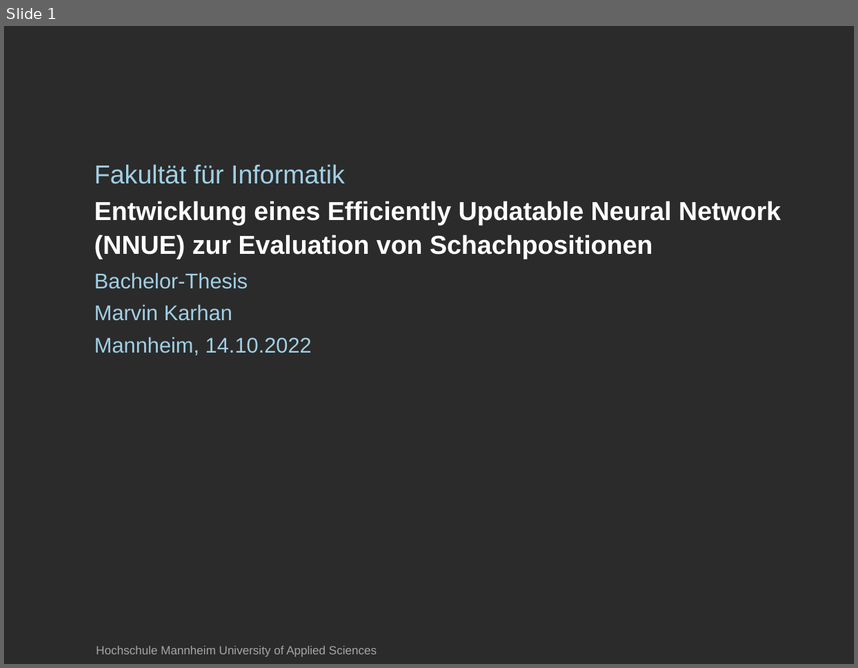
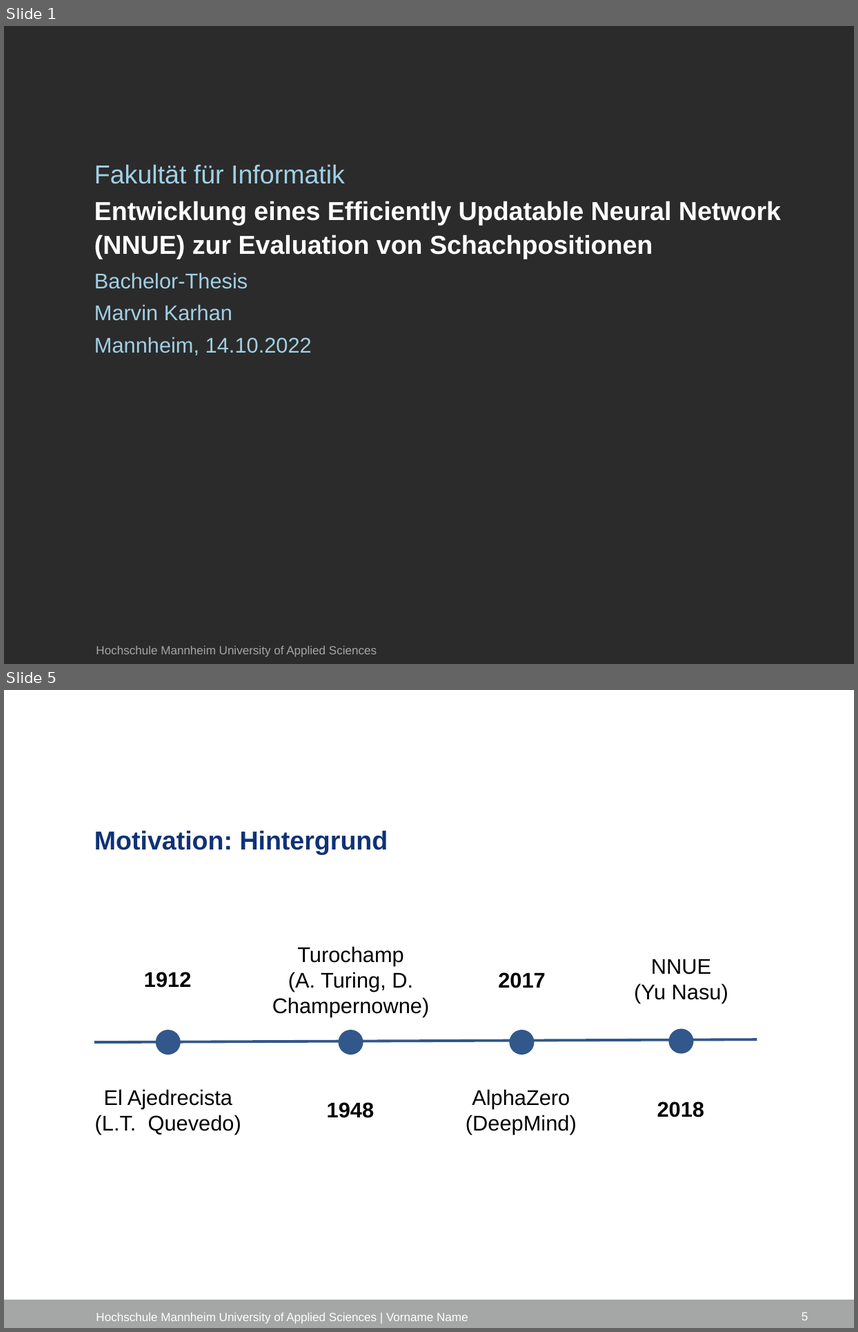
Before and after one commit to marvinkarhan/Bachelorarbeit, a slide deck: latex/Kolloquium/Kolloquium_Marvin_Karhan.pptx. Shown one above the other, each under a label of ours: slide 1 before the commit, slides 1 and 5 after it; the slides between them are not shown. The pictures are 858x668 and 858x1332 pixels, drawn with LibreOffice and Linux fonts; fonts in the diff are those of the drawing; background and template pictures are left out; a plain dark background stands for a picture behind light text. Boxes give left, top, right and bottom in pixels: in the first picture for what was removed or moved away, otherwise in the second. Text is boxed around its words. In the diff, an @@ line names an element or a change of style, - is before the commit and + after.

```diff
--- a/latex/Kolloquium/Kolloquium_Marvin_Karhan.pptx
+++ b/latex/Kolloquium/Kolloquium_Marvin_Karhan.pptx
@@ slide 5 added at box(4, 690, 854, 1328), background #FFFFFF @@
@@ title added at box(94, 830, 388, 854), 22 pt, text #0F3277, bold @@
+Motivation: Hintergrund
@@ text added at box(272, 946, 430, 1017), 18 pt, text #000000 @@
+Turochamp
+(A. Turing, D. Champernowne)
@@ text added at box(634, 958, 728, 1003), 18 pt, text #000000 @@
+NNUE
+(Yu Nasu)
@@ text added at box(144, 972, 191, 987), 18 pt, text #000000, bold @@
+1912
@@ text added at box(498, 972, 545, 988), 18 pt, text #000000, bold @@
+2017
@@ line added from (94, 1042) to (757, 1039), #32578A 2.25 pt @@
@@ ellipse added at box(155, 1029, 180, 1054), fill #32578A @@
@@ ellipse added at box(338, 1029, 363, 1054), fill #32578A @@
@@ ellipse added at box(510, 1029, 535, 1054), fill #32578A @@
@@ ellipse added at box(668, 1028, 693, 1053), fill #32578A @@
@@ text added at box(95, 1089, 241, 1134), 18 pt, text #000000 @@
+El Ajedrecista
+(L.T. Quevedo)
@@ text added at box(327, 1102, 374, 1118), 18 pt, text #000000, bold @@
+1948
@@ text added at box(466, 1089, 577, 1134), 18 pt, text #000000 @@
+AlphaZero
+(DeepMind)
@@ text added at box(657, 1101, 704, 1117), 18 pt, text #000000, bold @@
+2018
@@ rectangle added at box(4, 1299, 854, 1328), fill #A4A7A6 @@
@@ text added at box(96, 1312, 468, 1323), 10 pt, text #FFFFFF @@
+Hochschule Mannheim University of Applied Sciences | Vorname Name
@@ page number added at box(802, 1312, 809, 1320), 10 pt, text #FFFFFF @@
+5
```
Also in this commit, not shown: 2 slides changed, 31 other slides added, 16 other files.
